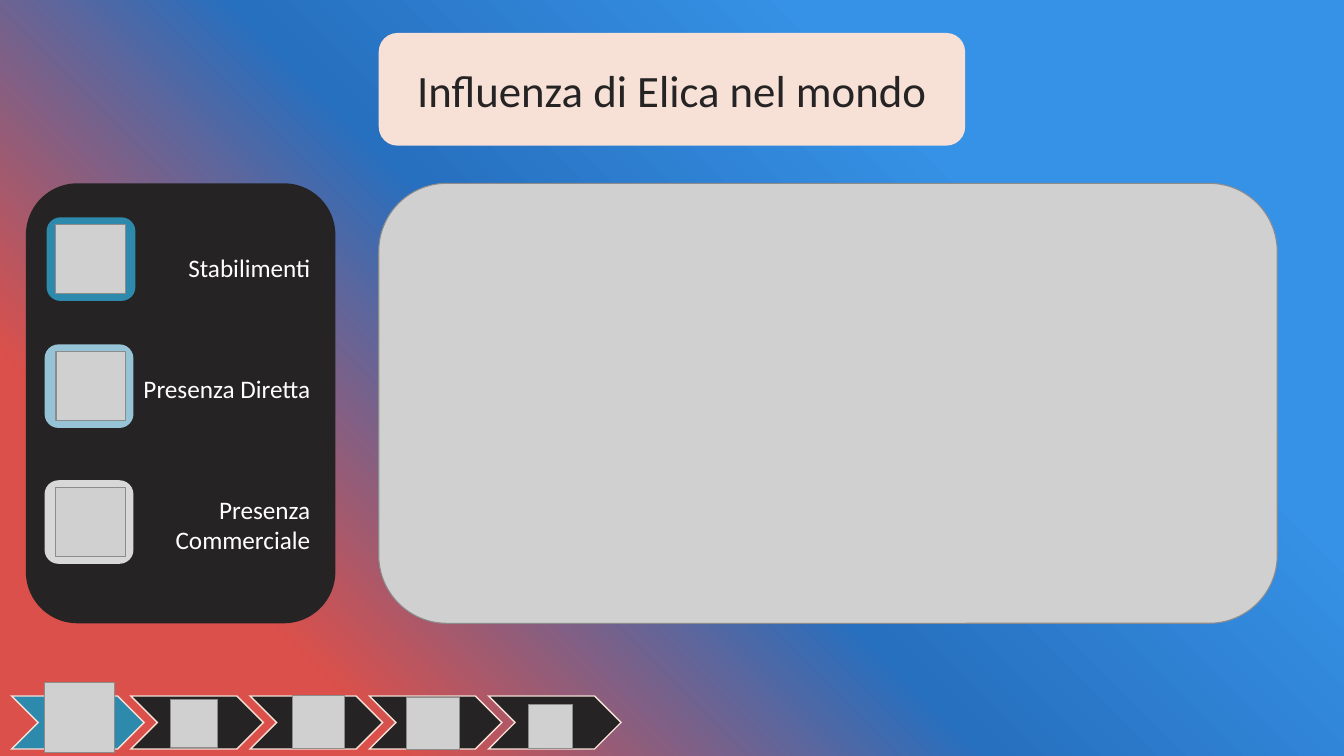
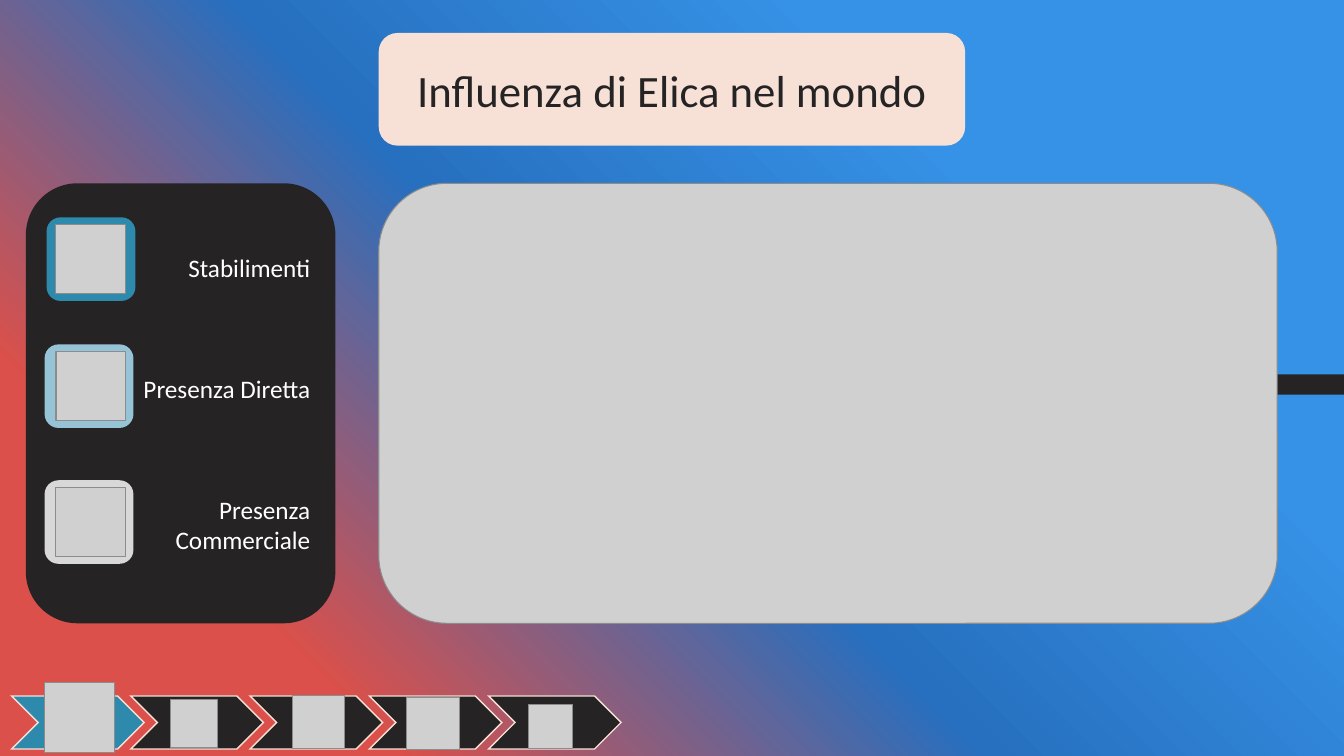
Before and after one commit to OMGitsDrake/PWEOA23-IDueMoschettieri, a slide deck: slide 6 of Elica [I Due Moschettieri].pptx. Drawn at 1344x756 pixels with LibreOffice and Linux fonts; fonts in the diff are those of the drawing; grey boxes stand for pictures. Boxes give left, top, right and bottom in pixels: in the first picture for what was removed or moved away, otherwise in the second. Text is boxed around its words. In the diff, an @@ line names an element or a change of style, - is before the commit and + after.

Commit message:
Animazioni fino a slide 6

```diff
--- a/Elica [I Due Moschettieri].pptx
+++ b/Elica [I Due Moschettieri].pptx
@@ rectangle added at box(1255, 374, 1344, 394), fill #252323 @@
```
Also in this commit, not shown: 1 other slide changed.
